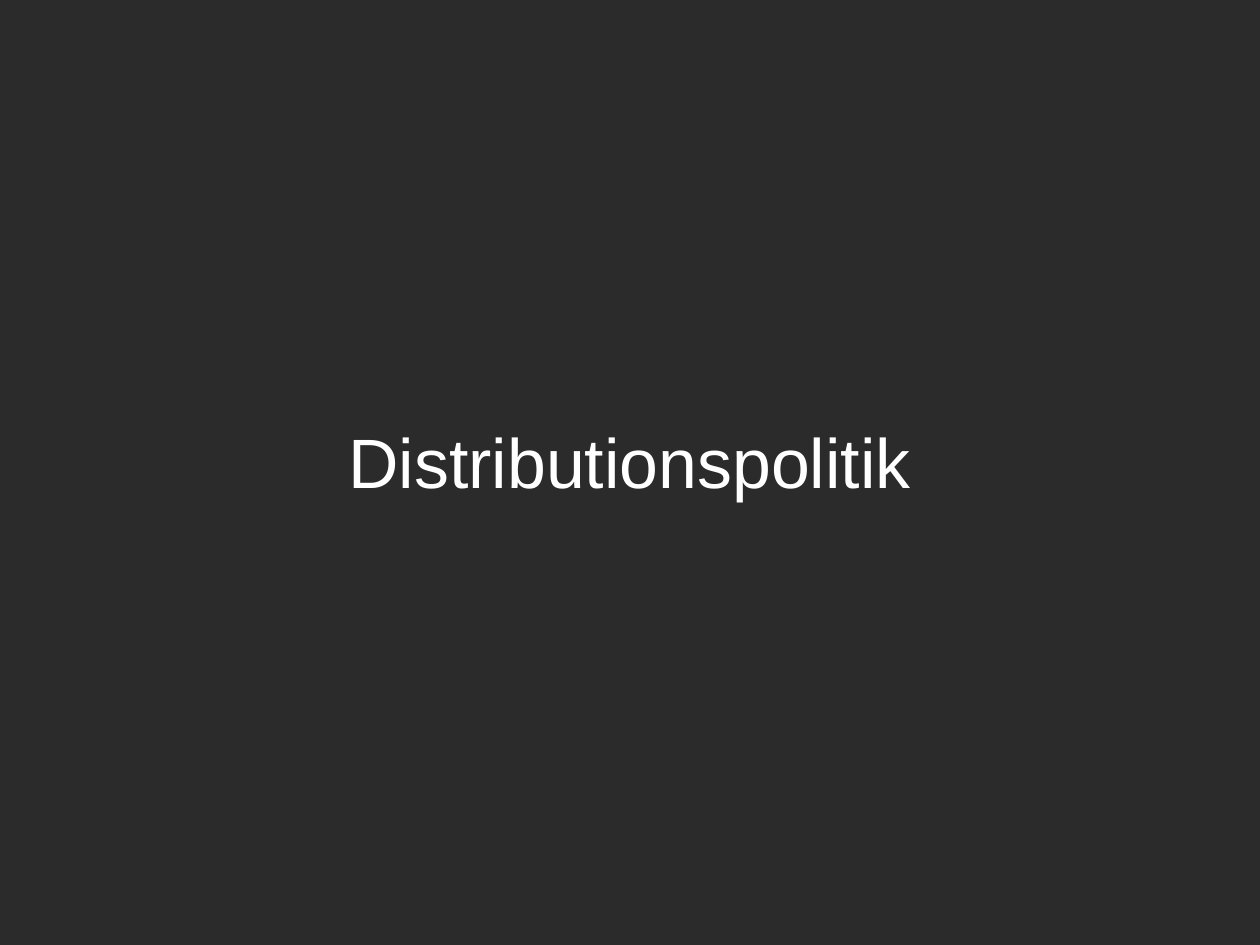
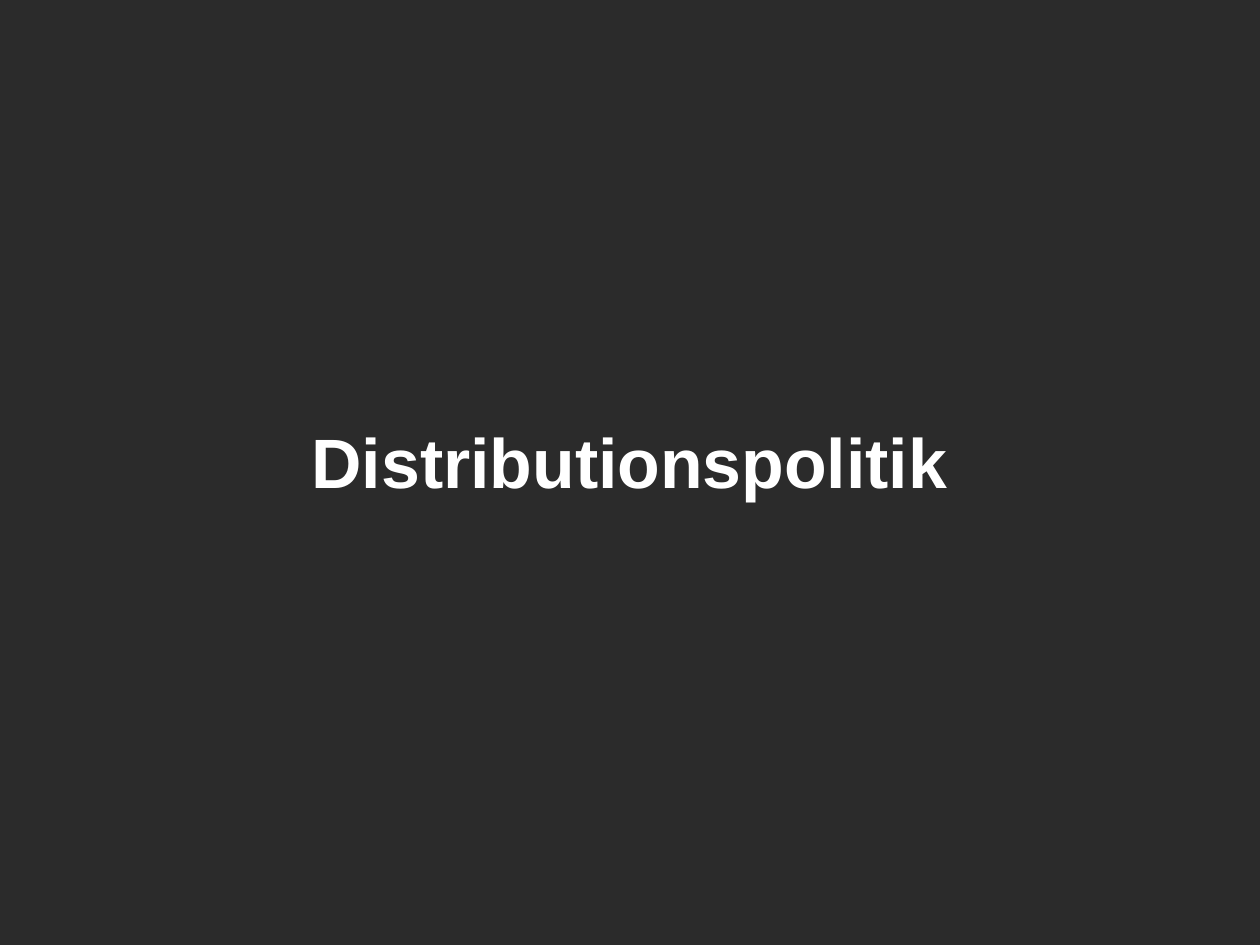
Before and after one commit to ChristianMarzianGithub/WGBlockWoche2Praesentation, a slide deck: slide 1 of TemplateHellGrauBlau.odp. Drawn at 1260x945 pixels with LibreOffice and Linux fonts; fonts in the diff are those of the drawing; background and template pictures are left out; a plain dark background stands for a picture behind light text. Boxes give left, top, right and bottom in pixels: in the first picture for what was removed or moved away, otherwise in the second. Text is boxed around its words. In the diff, an @@ line names an element or a change of style, - is before the commit and + after.

```diff
--- a/TemplateHellGrauBlau.odp
+++ b/TemplateHellGrauBlau.odp
@@ subtitle "Distributionspolitik" at bbox=[311, 437, 947, 502]: bold on @@
```
Also in this commit, not shown: 5 other slides changed.
